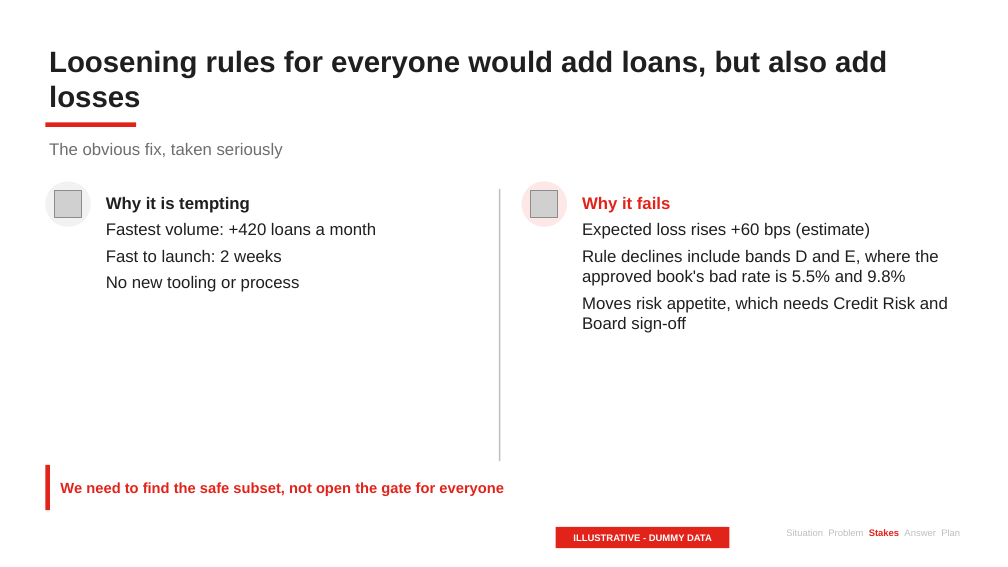
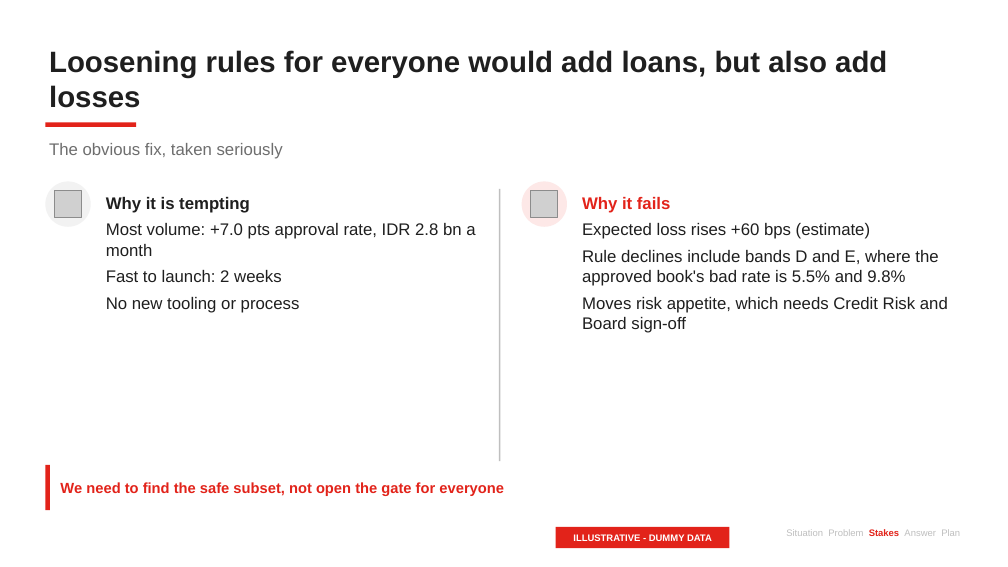
Before and after one commit to Mamel-lop/pstack-loki, a slide deck: slide 11 of decks/ocbc-unsecured-pl/deck.pptx (slide 10 before the commit). Drawn at 1008x567 pixels with LibreOffice and Linux fonts; fonts in the diff are those of the drawing; grey boxes stand for pictures. Boxes give left, top, right and bottom in pixels: in the first picture for what was removed or moved away, otherwise in the second. Text is boxed around its words. In the diff, an @@ line names an element or a change of style, - is before the commit and + after.

```diff
--- a/decks/ocbc-unsecured-pl/deck.pptx
+++ b/decks/ocbc-unsecured-pl/deck.pptx
@@ text at (x1=106, y1=223, x2=475, y2=256): text changed @@
-Fastest volume: +420 loans a month
+Most volume: +7.0 pts approval rate, IDR 2.8 bn a month
```
Also in this commit, not shown: 8 other slides changed, 3 slides added, 27 other files.
